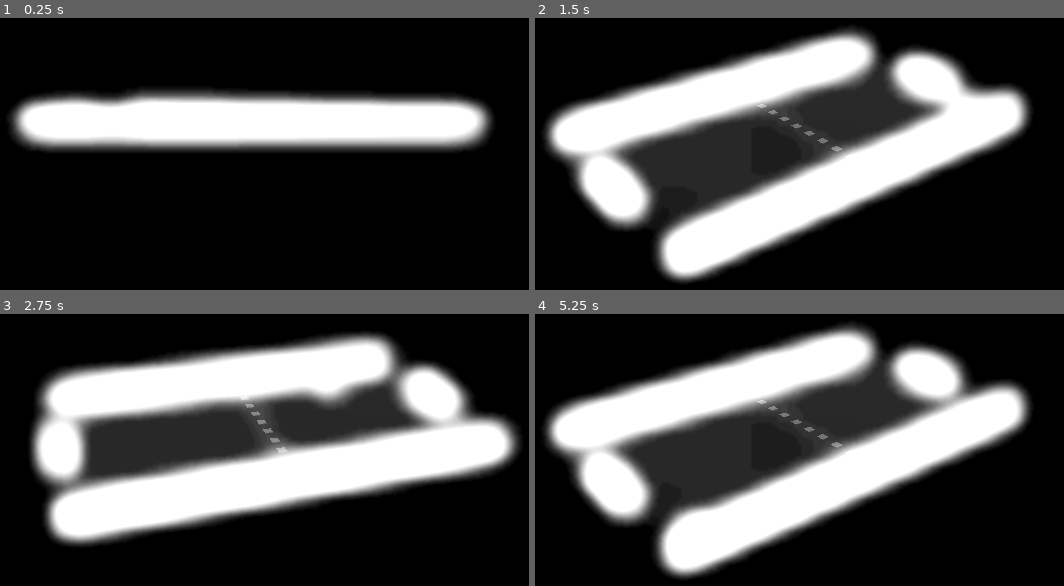
Above: before the commit, frames 1-4 (two rows, left to right).
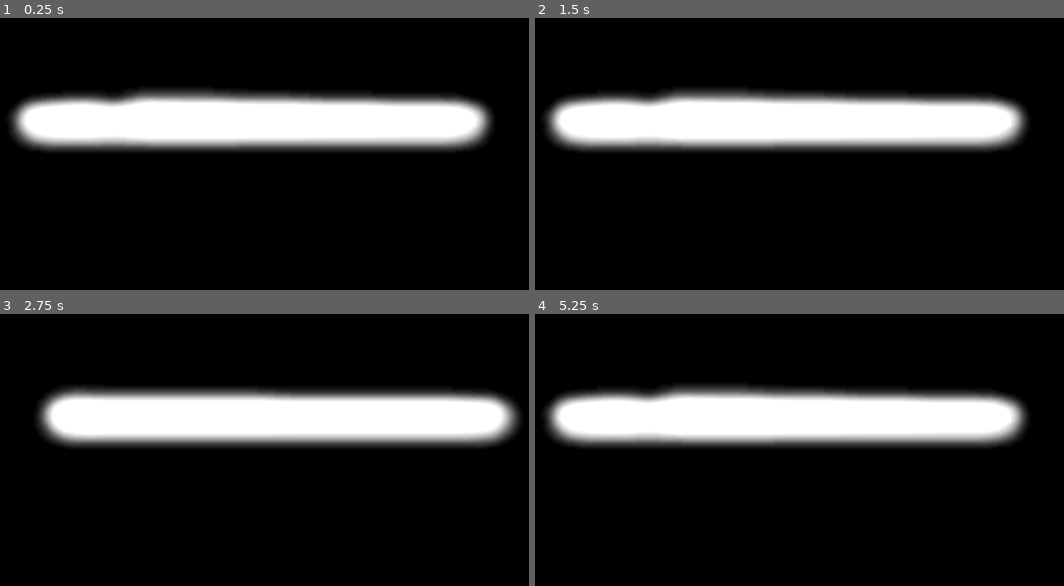
Above: after the commit, the same moments.

Repository: andersonmadeira/3d-pong-gd
Game: Godot game, scene res://scenes/game.tscn
Two runs of this game, one before a commit and one after it. Both use one fixed random seed, a clock stepped at 60 frames per second and the inputs below.
Inputs (mouse positions are in pixels of both pictures, inside the frame that each line leads up to):
- Up to frame 1 (0.25 s): no input
- Up to frame 2 (1.5 s): tap Enter at 0.5 s; move the mouse to (974, 105) at 0.52 s; tap Down (camera_rotate_down, bound only after the commit) at 0.6 s; click (974, 105) at 0.67 s; move the mouse to (635, 148) at 1.27 s; tap Up (camera_rotate_down, bound only before the commit) at 1.35 s; click (635, 148) at 1.42 s
- Up to frame 3 (2.75 s): move the mouse to (343, 324) at 2.02 s; tap Left (camera_rotate_left) at 2.1 s; click (343, 324) at 2.17 s
- Up to frame 4 (5.25 s): move the mouse to (757, 512) at 2.77 s; tap Right (camera_rotate_right) at 2.85 s; click (757, 512) at 2.92 s; move the mouse to (1037, 490) at 3.52 s; hold G (generate) 3.53-4.28 s; click (1037, 490) at 3.67 s; move the mouse to (556, 354) at 4.27 s; tap Down (camera_rotate_down, bound only after the commit) at 4.35 s; click (556, 354) at 4.42 s; move the mouse to (836, 422) at 5.02 s; tap Up (camera_rotate_down, bound only before the commit) at 5.1 s; click (836, 422) at 5.17 s

The runs differ from the first frame. In frame 2, 44% of the frame differs, in the area x 1-94%, y 3-98%; in frame 3, 48%, in the area x 5-99%, y 6-86%; in frame 4, 44%.

Commit message:
Make paddles through player input

Diff:
--- a/project.godot
+++ b/project.godot
@@ -33,12 +33,12 @@
 }
 camera_rotate_down={
 "deadzone": 0.5,
-"events": [Object(InputEventKey,"resource_local_to_scene":fa …(146 unchanged characters)… se,"keycode":0,"physical_keycode":4194320,"key_label":0,"unicode":0,"location":0,"echo":false,"script":null)
+"events": [Object(InputEventKey,"resource_local_to_scene":fa …(146 unchanged characters)… se,"keycode":0,"physical_keycode":4194322,"key_label":0,"unicode":0,"location":0,"echo":false,"script":null)
 ]
 }
 camera_rotate_up={
 "deadzone": 0.5,
-"events": [Object(InputEventKey,"resource_local_to_scene":fa …(146 unchanged characters)… se,"keycode":0,"physical_keycode":4194322,"key_label":0,"unicode":0,"location":0,"echo":false,"script":null)
+"events": [Object(InputEventKey,"resource_local_to_scene":fa …(146 unchanged characters)… se,"keycode":0,"physical_keycode":4194320,"key_label":0,"unicode":0,"location":0,"echo":false,"script":null)
 ]
 }
 generate={
@@ -46,6 +46,26 @@
 "events": [Object(InputEventKey,"resource_local_to_scene":false,"resource_name":"","device":-1,"window_id":0,"alt_press …(192 unchanged characters)…
 ]
 }
+p1_move_up={
+"deadzone": 0.5,
+"events": [Object(InputEventKey,"resource_local_to_scene":false,"resource_name":"","device":-1,"window_id":0,"alt_pressed":false,"shift_pressed":false,"ctrl_pressed":false,"meta_pressed":false,"pressed":false,"keycode":0,"physical_keycode":81,"key_label":0,"unicode":113,"location":0,"echo":false,"script":null)
+]
+}
+p1_move_down={
+"deadzone": 0.5,
+"events": [Object(InputEventKey,"resource_local_to_scene":false,"resource_name":"","device":-1,"window_id":0,"alt_pressed":false,"shift_pressed":false,"ctrl_pressed":false,"meta_pressed":false,"pressed":false,"keycode":0,"physical_keycode":65,"key_label":0,"unicode":97,"location":0,"echo":false,"script":null)
+]
+}
+p2_move_up={
+"deadzone": 0.5,
+"events": [Object(InputEventKey,"resource_local_to_scene":false,"resource_name":"","device":-1,"window_id":0,"alt_pressed":false,"shift_pressed":false,"ctrl_pressed":false,"meta_pressed":false,"pressed":false,"keycode":0,"physical_keycode":87,"key_label":0,"unicode":119,"location":0,"echo":false,"script":null)
+]
+}
+p2_move_down={
+"deadzone": 0.5,
+"events": [Object(InputEventKey,"resource_local_to_scene":false,"resource_name":"","device":-1,"window_id":0,"alt_pressed":false,"shift_pressed":false,"ctrl_pressed":false,"meta_pressed":false,"pressed":false,"keycode":0,"physical_keycode":83,"key_label":0,"unicode":115,"location":0,"echo":false,"script":null)
+]
+}
 
 [rendering]
 
--- a/scenes/game.tscn
+++ b/scenes/game.tscn
@@ -84,10 +84,14 @@
 surface_material_override/0 = ExtResource("2_ed052")
 
 [node name="Paddle1" parent="Level" instance=ExtResource("1_4guxq")]
-transform = Transform3D(1, 0, 0, 0, 1, 0, 0, 0, 1, 0, 0.5, 24)
+transform = Transform3D(1, 0, 0, 0, 1, 0, 0, 0, 1, 0, 0.5, 23.5)
+move_up_action = "p1_move_up"
+move_down_action = "p1_move_down"
 
 [node name="Paddle2" parent="Level" instance=ExtResource("1_4guxq")]
-transform = Transform3D(1, 0, 0, 0, 1, 0, 0, 0, 1, 0, 0.5, -24)
+transform = Transform3D(1, 0, 0, 0, 1, 0, 0, 0, 1, 0, 0.5, -23.5)
+move_up_action = "p2_move_up"
+move_down_action = "p2_move_down"
 
 [node name="Wall1" type="CSGBox3D" parent="Level"]
 transform = Transform3D(1, 0, 0, 0, 1, 0, 0, 0, 1, -14, 0.5, 0)
--- a/scenes/paddle.tscn
+++ b/scenes/paddle.tscn
@@ -1,6 +1,7 @@
-[gd_scene load_steps=4 format=3 uid="uid://ddxfgti0l485o"]
+[gd_scene load_steps=5 format=3 uid="uid://ddxfgti0l485o"]
 
 [ext_resource type="Material" uid="uid://dqyrnk2rssj8" path="res://materials/white_material.tres" id="1_mo886"]
+[ext_resource type="Script" path="res://scripts/paddle.gd" id="1_pj2fk"]
 
 [sub_resource type="BoxShape3D" id="BoxShape3D_7m0m4"]
 size = Vector3(8, 1, 1)
@@ -10,6 +11,7 @@
 
 [node name="Paddle" type="CharacterBody3D"]
 transform = Transform3D(1, 0, 0, 0, 1, 0, 0, 0, 1, 0, 0.5, 0)
+script = ExtResource("1_pj2fk")
 
 [node name="CollisionShape3D" type="CollisionShape3D" parent="."]
 shape = SubResource("BoxShape3D_7m0m4")
--- /dev/null
+++ b/scripts/paddle.gd
@@ -0,0 +1,29 @@
+extends CharacterBody3D
+class_name Paddle
+
+@export var move_up_action: String = ''
+@export var move_down_action: String = ''
+@export var speed := 15.0
+
+var direction := 0
+
+func _physics_process(_delta: float) -> void:
+	var dir = get_movement_direction()
+
+	# Get the input direction and handle the movement/deceleration.
+	# As good practice, you should replace UI actions with custom gameplay actions.
+	if dir:
+		velocity.x = dir * speed
+	else:
+		velocity.x = move_toward(velocity.x, 0, speed)
+
+	move_and_slide()
+
+func get_movement_direction() -> int:
+	if Input.is_action_pressed(move_up_action):
+		return -1
+
+	if Input.is_action_pressed(move_down_action):
+		return 1
+
+	return 0
